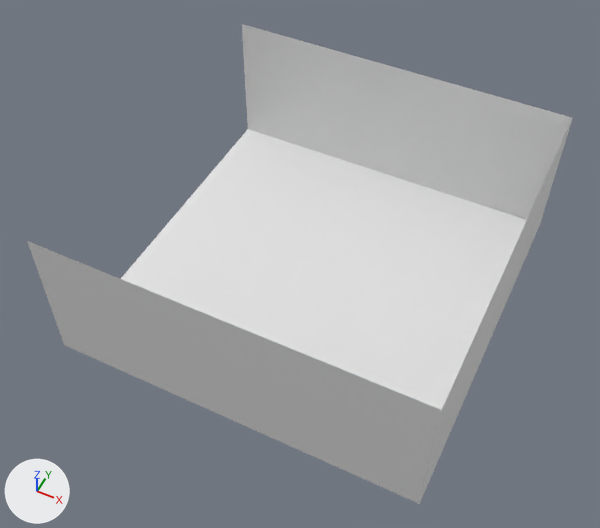
The Blender file WanderUnityChan/resources/unitychanworld.blend, before and after one commit.
The view is the same before and after, from a 50 mm lens placed at (10.4, -9.9, 17.81), pointed at (3.85, 3.21, 1.43). The axes (+X, +Y, +Z) are drawn at lower left. The lights are the same throughout.

The scene before the commit, as lines of its bpy script (objects in view):
```python
ob_plane = bpy.data.objects.new('Plane', me_平面)
ob_plane.location = (0.0, 0.0, 0.0)
ob_wall = bpy.data.objects.new('Wall', me_平面_001)
ob_wall.location = (0.0, -1.0, 1.0)
ob_wall.rotation_euler = (-1.571, 0.0, 0.0)  # degrees (-90, 0, 0)
ob_wall_001 = bpy.data.objects.new('Wall.001', me_平面_002)
ob_wall_001.location = (9.0, 0.0, 1.0)
ob_wall_001.rotation_euler = (-1.571, 0.0, 1.571)  # degrees (-90, 0, 90)
ob_wall_002 = bpy.data.objects.new('Wall.002', me_平面_003)
ob_wall_002.location = (8.0, 9.0, 1.0)
ob_wall_002.rotation_euler = (-1.571, 0.0, 3.142)  # degrees (-90, 0, 180)
ob_wall_003 = bpy.data.objects.new('Wall.003', me_平面_004)
ob_wall_003.location = (9.0, 0.0, 3.0)
ob_wall_003.rotation_euler = (-1.571, 0.0, 1.571)  # degrees (-90, 0, 90)
ob_wall_004 = bpy.data.objects.new('Wall.004', me_平面_005)
ob_wall_004.location = (0.0, -1.0, 3.0)
ob_wall_004.rotation_euler = (-1.571, 0.0, 0.0)  # degrees (-90, 0, 0)
ob_wall_005 = bpy.data.objects.new('Wall.005', me_平面_006)
ob_wall_005.location = (8.0, 9.0, 3.0)
ob_wall_005.rotation_euler = (-1.571, 0.0, 3.142)  # degrees (-90, 0, 180)
```
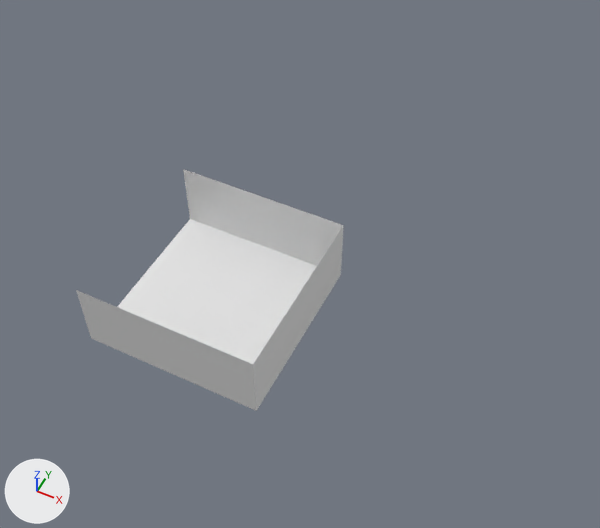
Boxes (x1, y1, x2, y2) around the edits, measured in the pictures (600 x 528 px):
'Plane', rescaled (51% narrower, 48% shorter): before (121, 129, 527, 410); after (117, 219, 317, 364)
'Wall.005', moved, rescaled (51% narrower, 48% shorter): before (242, 24, 572, 172); after (183, 169, 344, 246)
'Wall.004', moved, turned, rescaled: before (27, 241, 442, 461); after (76, 290, 255, 388)
'Wall.002', moved, rescaled: before (245, 80, 548, 220); after (187, 195, 330, 266)
'Wall', moved, turned, rescaled: before (47, 297, 430, 504); after (84, 315, 256, 411)
'Wall.003', moved, rescaled (39% narrower, 53% shorter): before (430, 118, 573, 459); after (255, 252, 342, 411)
'Wall.001', moved, rescaled (32% narrower, 50% shorter): before (420, 179, 554, 502); after (253, 226, 344, 388)

The change, as a diff of the scene's bpy script:
```diff
--- a/WanderUnityChan/resources/unitychanworld.blend.py
+++ b/WanderUnityChan/resources/unitychanworld.blend.py
@@ ob_plane @@
 ob_plane.location = (0.0, 0.0, 0.0)
+ob_plane.scale = (0.5, 0.5, 0.5)
@@ ob_wall @@
 ob_wall = bpy.data.objects.new('Wall', me_平面_001)
-ob_wall.location = (0.0, -1.0, 1.0)
-ob_wall.rotation_euler = (-1.571, 0.0, 0.0)  # degrees (-90, 0, 0)
+ob_wall.location = (4.0, -0.5, 0.5)
+ob_wall.rotation_euler = (-1.571, 0.0, 3.142)  # degrees (-90, 0, 180)
+ob_wall.scale = (0.5, 0.5, 0.5)
@@ ob_wall_001 @@
 ob_wall_001 = bpy.data.objects.new('Wall.001', me_平面_002)
-ob_wall_001.location = (9.0, 0.0, 1.0)
+ob_wall_001.location = (4.5, 0.0, 1.5)
 ob_wall_001.rotation_euler = (-1.571, 0.0, 1.571)  # degrees (-90, 0, 90)
+ob_wall_001.scale = (0.5, 0.5, 0.5)
@@ ob_wall_002 @@
 ob_wall_002 = bpy.data.objects.new('Wall.002', me_平面_003)
-ob_wall_002.location = (8.0, 9.0, 1.0)
+ob_wall_002.location = (4.0, 4.5, 0.5)
 ob_wall_002.rotation_euler = (-1.571, 0.0, 3.142)  # degrees (-90, 0, 180)
+ob_wall_002.scale = (0.5, 0.5, 0.5)
@@ ob_wall_003 @@
 ob_wall_003 = bpy.data.objects.new('Wall.003', me_平面_004)
-ob_wall_003.location = (9.0, 0.0, 3.0)
+ob_wall_003.location = (4.5, 0.0, 0.5)
 ob_wall_003.rotation_euler = (-1.571, 0.0, 1.571)  # degrees (-90, 0, 90)
+ob_wall_003.scale = (0.5, 0.5, 0.5)
@@ ob_wall_004 @@
 ob_wall_004 = bpy.data.objects.new('Wall.004', me_平面_005)
-ob_wall_004.location = (0.0, -1.0, 3.0)
-ob_wall_004.rotation_euler = (-1.571, 0.0, 0.0)  # degrees (-90, 0, 0)
+ob_wall_004.location = (4.0, -0.5, 1.5)
+ob_wall_004.rotation_euler = (-1.571, 0.0, 3.142)  # degrees (-90, 0, 180)
+ob_wall_004.scale = (0.5, 0.5, 0.5)
@@ ob_wall_005 @@
 ob_wall_005 = bpy.data.objects.new('Wall.005', me_平面_006)
-ob_wall_005.location = (8.0, 9.0, 3.0)
+ob_wall_005.location = (4.0, 4.5, 1.5)
 ob_wall_005.rotation_euler = (-1.571, 0.0, 3.142)  # degrees (-90, 0, 180)
+ob_wall_005.scale = (0.5, 0.5, 0.5)
```
